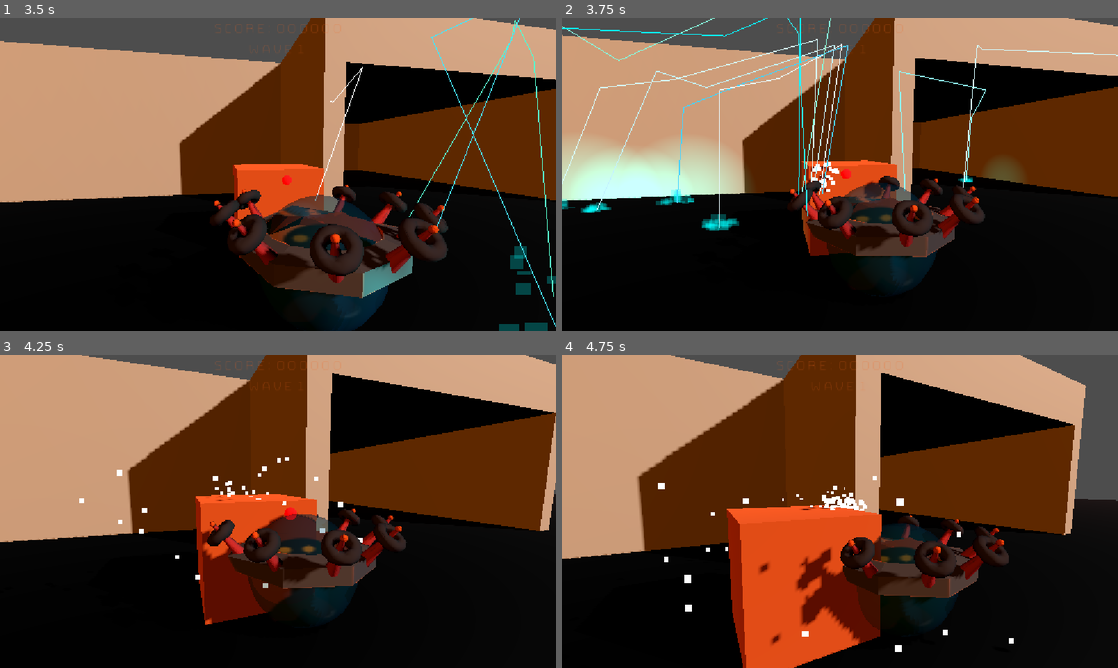
Above: before the commit, frames 1-4 (two rows, left to right).
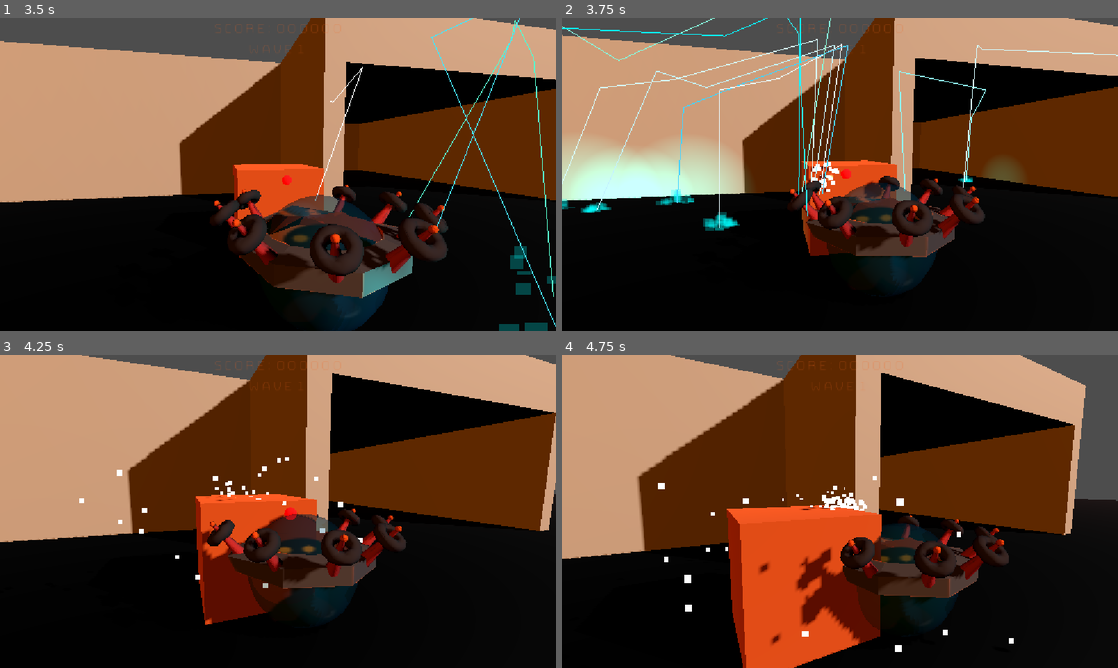
Above: after the commit, the same moments.

Repository: Gamkedo/terminus-2k28
Game: Godot game, scene res://Scenes - Levels/areaImmersive.tscn
Two runs of this game, one before a commit and one after it. Both use one fixed random seed, a clock stepped at 60 frames per second and the inputs below. This scene is started directly instead of the project's main scene.
Inputs (mouse positions are in pixels of both pictures, inside the frame that each line leads up to):
- Up to frame 1 (3.5 s): move the mouse to (272, 180) at 0.52 s; press the mouse at (272, 180) at 0.53 s; hold W (walk_up) 0.53-2.78 s; move the mouse to (316, 177) at 1.27 s; release the mouse at (316, 177) at 1.28 s; click (316, 177) at 1.35 s; move the mouse to (233, 171) at 2.02 s; press the mouse at (233, 171) at 2.03 s; tap 0 (weapon0) at 2.1 s; move the mouse to (283, 174) at 2.77 s; release the mouse at (283, 174) at 2.78 s; hold A (walk_left) from 2.78 s (still down); tap 1 (weapon1) at 2.85 s; click (283, 174) at 3.05 s
- Up to frame 2 (3.75 s): move the mouse to (817, 168) at 3.52 s; release A (walk_left) at 3.53 s; press the mouse at (817, 168) at 3.53 s; hold W (walk_up) from 3.53 s (still down); tap 2 (weapon2) at 3.6 s
- Up to frame 3 (4.25 s): keep holding W (walk_up)
- Up to frame 4 (4.75 s): keep holding W (walk_up); move the mouse to (867, 511) at 4.27 s; release the mouse at (867, 511) at 4.28 s; tap 3 (weapon3) at 4.35 s; click (867, 511) at 4.55 s

Frame 1 is identical in both runs. In frame 2, 0.2% of the frame differs, in the area x 25-49%, y 49-68%; in frame 3, less than 0.1%; in frame 4, nothing differs.

Commit message:
muzzle flashes

Diff:
--- /dev/null
+++ b/Materials/muzzle_flash_material.tres
@@ -0,0 +1,13 @@
+[gd_resource type="StandardMaterial3D" format=3 uid="uid://d0ba2tru4ht27"]
+
+[ext_resource type="Texture2D" uid="uid://clwypg3b6rtn3" path="res://Sprites/FX/muzzle_flash.png" id="1_1xgn2"]
+
+[resource]
+transparency = 1
+blend_mode = 1
+shading_mode = 0
+disable_ambient_light = true
+disable_fog = true
+disable_specular_occlusion = true
+vertex_color_use_as_albedo = true
+albedo_texture = ExtResource("1_1xgn2")
--- /dev/null
+++ b/Materials/muzzle_flash_particle_process_material.tres
@@ -0,0 +1,33 @@
+[gd_resource type="ParticleProcessMaterial" format=3 uid="uid://c2j1am884poh"]
+
+[sub_resource type="Gradient" id="Gradient_1d87b"]
+colors = PackedColorArray(1, 1, 1, 1, 1, 1, 1, 0)
+
+[sub_resource type="GradientTexture1D" id="GradientTexture1D_1d87b"]
+gradient = SubResource("Gradient_1d87b")
+
+[sub_resource type="Curve" id="Curve_1d87b"]
+_data = [Vector2(0, 0), 0.0, 1.0, 0, 1, Vector2(1, 1), 1.0, 0.0, 1, 0]
+point_count = 2
+
+[sub_resource type="CurveTexture" id="CurveTexture_1d87b"]
+curve = SubResource("Curve_1d87b")
+
+[resource]
+lifetime_randomness = 0.3
+particle_flag_align_y = true
+emission_shape_offset = Vector3(0, 0, 0.015)
+emission_shape_scale = Vector3(0.01, 0.01, 0.01)
+angle_min = 1.0728835e-05
+angle_max = 360.00003
+use_rotation_3d = true
+rotation_3d_min = Vector3(90, 0, 180)
+rotation_3d_max = Vector3(90, 0, 180)
+direction = Vector3(0, 0, 1)
+initial_velocity_min = 1.0
+initial_velocity_max = 2.0
+gravity = Vector3(0, 0, 0)
+scale_min = 4.0
+scale_max = 8.0
+scale_curve = SubResource("CurveTexture_1d87b")
+color_ramp = SubResource("GradientTexture1D_1d87b")
--- /dev/null
+++ b/Scenes - Objects/muzzle_flash.tscn
@@ -0,0 +1,22 @@
+[gd_scene format=3 uid="uid://br2mtw0tajdts"]
+
+[ext_resource type="Script" uid="uid://dylns0kqgemus" path="res://Scripts/gameplay/particle_remove.gd" id="1_71f6k"]
+[ext_resource type="Material" uid="uid://d0ba2tru4ht27" path="res://Materials/muzzle_flash_material.tres" id="2_5htru"]
+[ext_resource type="Material" uid="uid://c2j1am884poh" path="res://Materials/muzzle_flash_particle_process_material.tres" id="2_cbget"]
+
+[sub_resource type="QuadMesh" id="QuadMesh_7tbbo"]
+material = ExtResource("2_5htru")
+size = Vector2(0.1, 0.1)
+
+[node name="MuzzleFlash" type="Node3D" unique_id=2136184369]
+script = ExtResource("1_71f6k")
+
+[node name="GPUParticles3D" type="GPUParticles3D" parent="." unique_id=939054033]
+transform = Transform3D(-1, 0, -8.742278e-08, 0, 1, 0, 8.742278e-08, 0, -1, 0, 0, 0.01)
+emitting = false
+amount = 20
+lifetime = 0.3
+one_shot = true
+explosiveness = 0.5
+process_material = ExtResource("2_cbget")
+draw_pass_1 = SubResource("QuadMesh_7tbbo")
--- a/Scenes - Objects/player.tscn
+++ b/Scenes - Objects/player.tscn
@@ -10,6 +10,7 @@
 [ext_resource type="Texture2D" uid="uid://clfhx8dc6avbg" path="res://Textures/temp_player_back.png" id="4_y8h32"]
 [ext_resource type="PackedScene" uid="uid://l0shf2pmj48f" path="res://Models (game format)/player_vehbryo.glb" id="8_5hocr"]
 [ext_resource type="Script" uid="uid://cfc24xmre36y6" path="res://Scripts/gameplay/player/weapons_manager.gd" id="8_a1lel"]
+[ext_resource type="PackedScene" uid="uid://br2mtw0tajdts" path="res://Scenes - Objects/muzzle_flash.tscn" id="9_46nwg"]
 [ext_resource type="Script" uid="uid://ba3jif00r7vw1" path="res://Scripts/gameplay/weapons/laser_beam_weapon.gd" id="10_8dwo2"]
 [ext_resource type="PackedScene" uid="uid://p7aumif32558" path="res://Scenes - Objects/laser_beam_projectile.tscn" id="11_46nwg"]
 
@@ -147,12 +148,14 @@
 script = ExtResource("2_s0tvp")
 sound_effect_path = "res://Sound Effects/laserShoot.wav"
 projectile_scene = ExtResource("3_iv4hd")
+muzzle_flash_scene = ExtResource("9_46nwg")
 metadata/_custom_type_script = "uid://bex66uinswavl"
 
 [node name="LaserShotgun" type="Node3D" parent="." unique_id=810139150]
 script = ExtResource("4_iv4hd")
 sound_effect_path = "res://Sound Effects/laserShoot.wav"
 projectile_scene = ExtResource("3_iv4hd")
+muzzle_flash_scene = ExtResource("9_46nwg")
 metadata/_custom_type_script = "uid://cj7eq14viaaad"
 
 [node name="LaserBeam" type="Node3D" parent="." unique_id=449828892]
--- a/Scripts/gameplay/weapons/weapon.gd
+++ b/Scripts/gameplay/weapons/weapon.gd
@@ -3,6 +3,7 @@
 
 @export var sound_effect_path: String
 @export var projectile_scene: PackedScene
+@export var muzzle_flash_scene: PackedScene
 @export_range(0.01, 2.0, 0.01) var fire_rate := 0.2
 
 var reload_time: float = 0.0
@@ -20,6 +21,11 @@
 	projectile.global_position = pos
 	projectile.global_rotation = rot
 	AudioStreamManager.play_sfx("res://Sound Effects/Lasers/laser_7.wav", AudioStreamManager.PlaybackMode.RANDOM_PITCH)
+	if (muzzle_flash_scene != null):
+		var muzzleflash: Node3D = muzzle_flash_scene.instantiate()
+		get_tree().current_scene.add_child(muzzleflash)
+		muzzleflash.global_position = pos
+		muzzleflash.global_rotation = rot
 
 func can_fire() -> bool:
 	return reload_time <= 0.0
Binary file added: Sprites/FX/muzzle_flash.png
Not shown, added: Sprites/FX/muzzle_flash.png.import
Not shown, added: Source Art or Audio (blend, psd, aup etc)/muzzle_flash.psd
